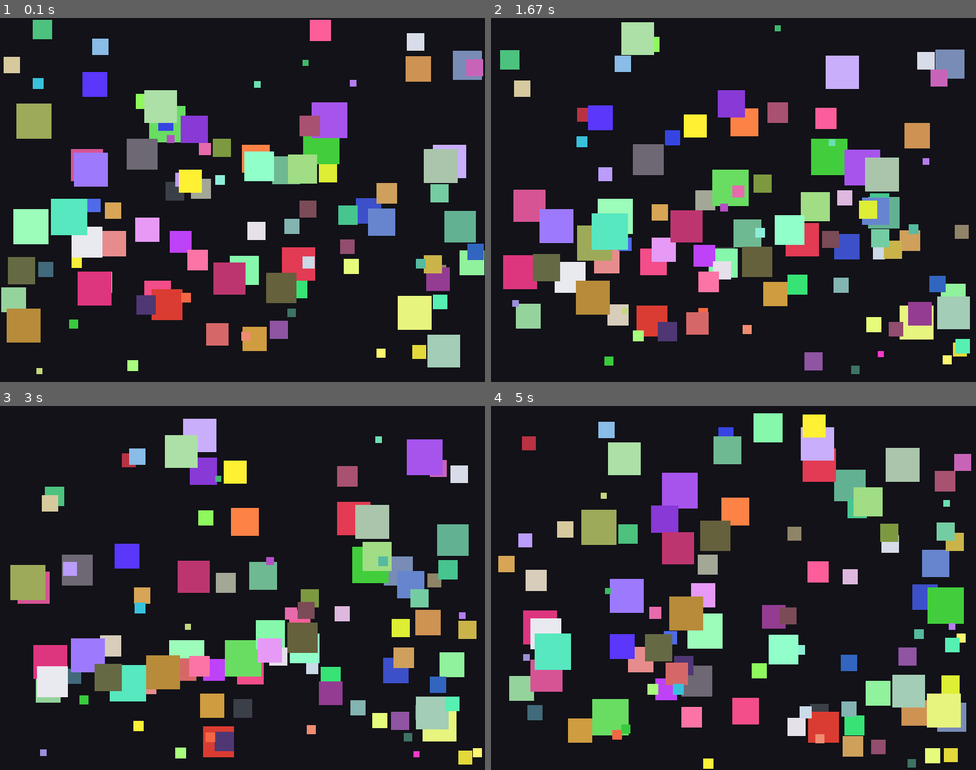
Above: before the commit, frames 1-4 (two rows, left to right).
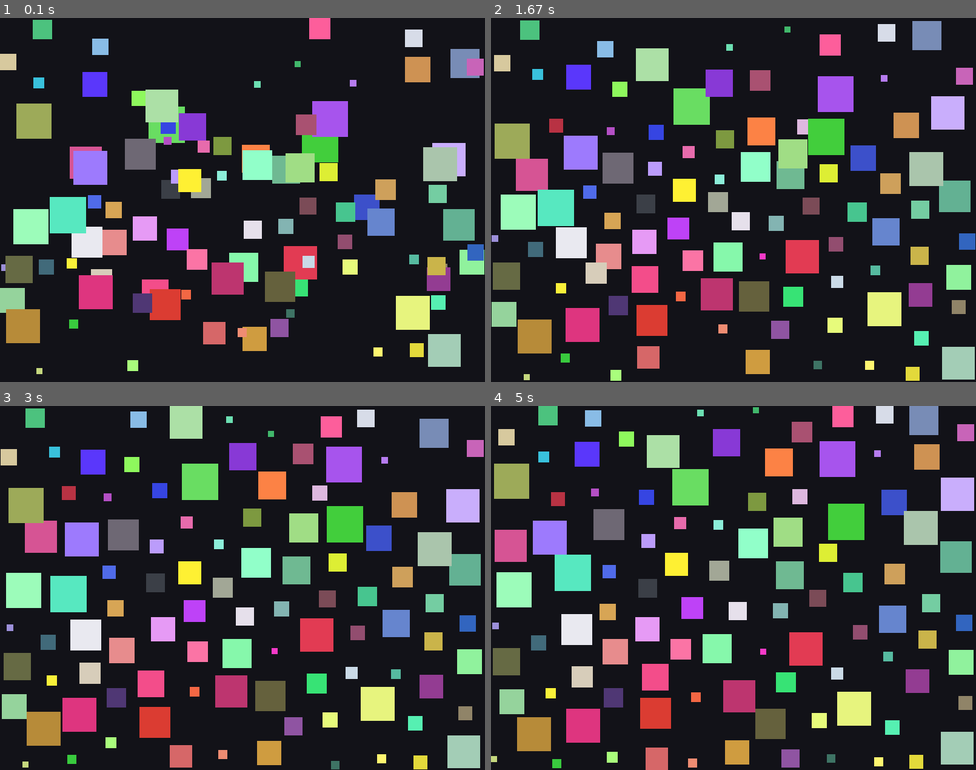
Above: after the commit, the same moments.

Repository: Fate-amp/lab8-pygame
Game: pygame game, started from main.py
Same seed, same stepped clock (60 frames per second), same inputs: the game is played once before the commit and once after it.
Inputs:
- Up to frame 1 (0.1 s): no input
- Up to frame 2 (1.67 s): no input
- Up to frame 3 (3 s): no input
- Up to frame 4 (5 s): no input

The runs differ from the first frame. In frame 1, 5.2% of the frame differs, in the area x 0-100%, y 0-96%; in frame 2, 44%; in frame 3, 45%; in frame 4, 49%, in the area x 0-100%, y 0-100%.

Commit message:
fix: min distance to flee increased

Diff:
--- a/main.py
+++ b/main.py
@@ -69,15 +69,17 @@
 			self.y = HEIGHT - self.size
 			self.vy *= -1
 
-		# Trying to implement the fleeing feature
+		# the fleeing feature
 		for threat in squares:
+			# I implemented the following to prevent the error of a 0 distance vector
+			# from happening
 			if threat is self:
 				continue
 			threat_center=pygame.Vector2((threat.x)+(threat.size/2),(threat.y)+(threat.size/2))
 			square_center=pygame.Vector2((self.x)+(self.size/2),(self.y)+(self.size/2))
 			distance_vector=square_center-threat_center
 			distance_vector_norm=distance_vector.magnitude()
-			if 0<distance_vector_norm<10:
+			if 0<distance_vector_norm<60:
 				speed=pygame.Vector2(self.vx,self.vy).magnitude()
 				self.vx=speed*(distance_vector.normalize().x)
 				self.vy=speed*(distance_vector.normalize().y)
Not shown, changed: REPORT.md
